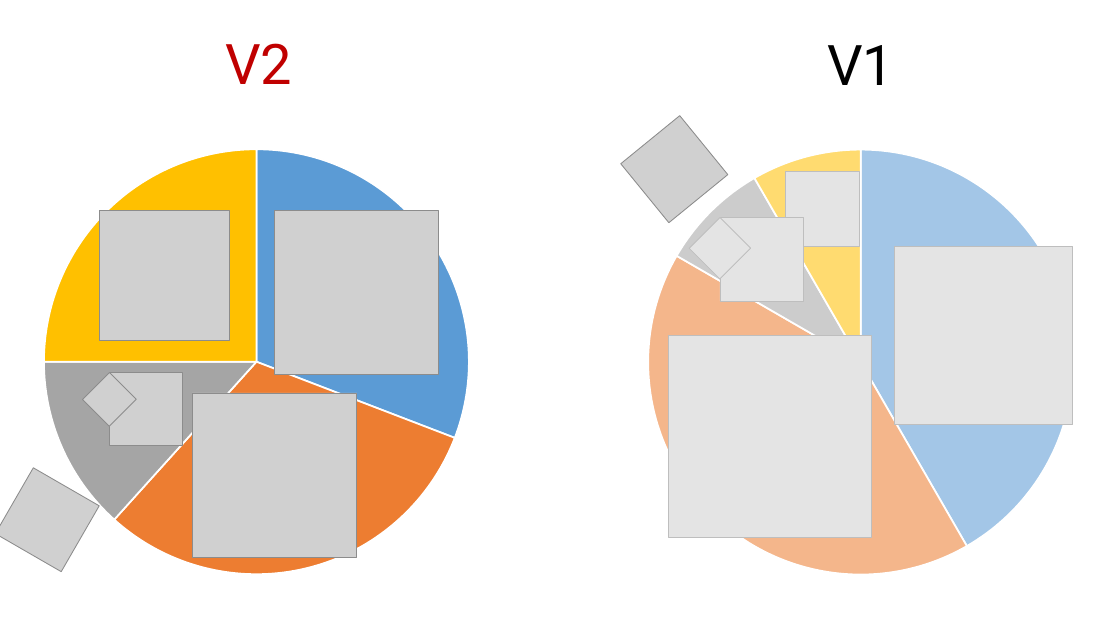
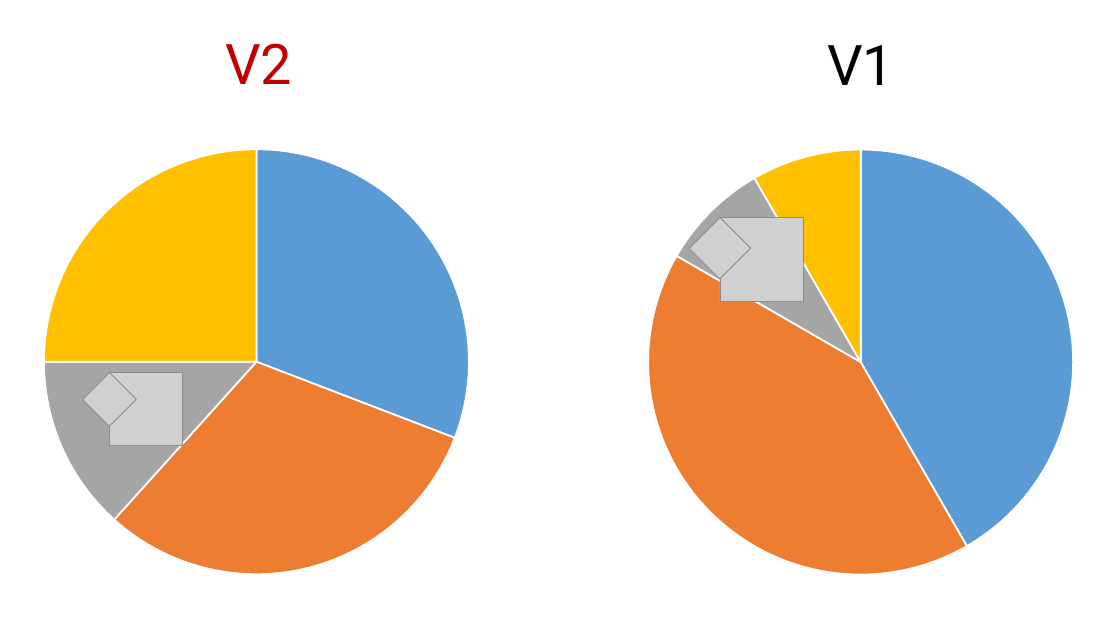
Before and after one commit to rkhaimov/brain-gym, a slide deck: slide 71 of Презентация.pptx (slide 65 before the commit). Drawn at 1120x630 pixels with LibreOffice and Linux fonts; fonts in the diff are those of the drawing; grey boxes stand for pictures. Boxes give left, top, right and bottom in pixels: in the first picture for what was removed or moved away, otherwise in the second. Text is boxed around its words. In the diff, an @@ line names an element or a change of style, - is before the commit and + after.

```diff
--- a/Презентация.pptx
+++ b/Презентация.pptx
@@ picture removed at [620, 116, 728, 223] @@
@@ rectangle removed at [620, 134, 1095, 615] @@
@@ picture removed at [786, 172, 860, 247] @@
@@ picture removed at [99, 211, 229, 341] @@
@@ picture removed at [275, 211, 439, 375] @@
@@ picture removed at [894, 246, 1073, 425] @@
@@ picture removed at [669, 336, 871, 539] @@
@@ picture removed at [192, 393, 357, 558] @@
@@ picture removed at [0, 467, 100, 572] @@
```
Also in this commit, not shown: 18 other slides changed, 7 slides added, 1 slide removed.
